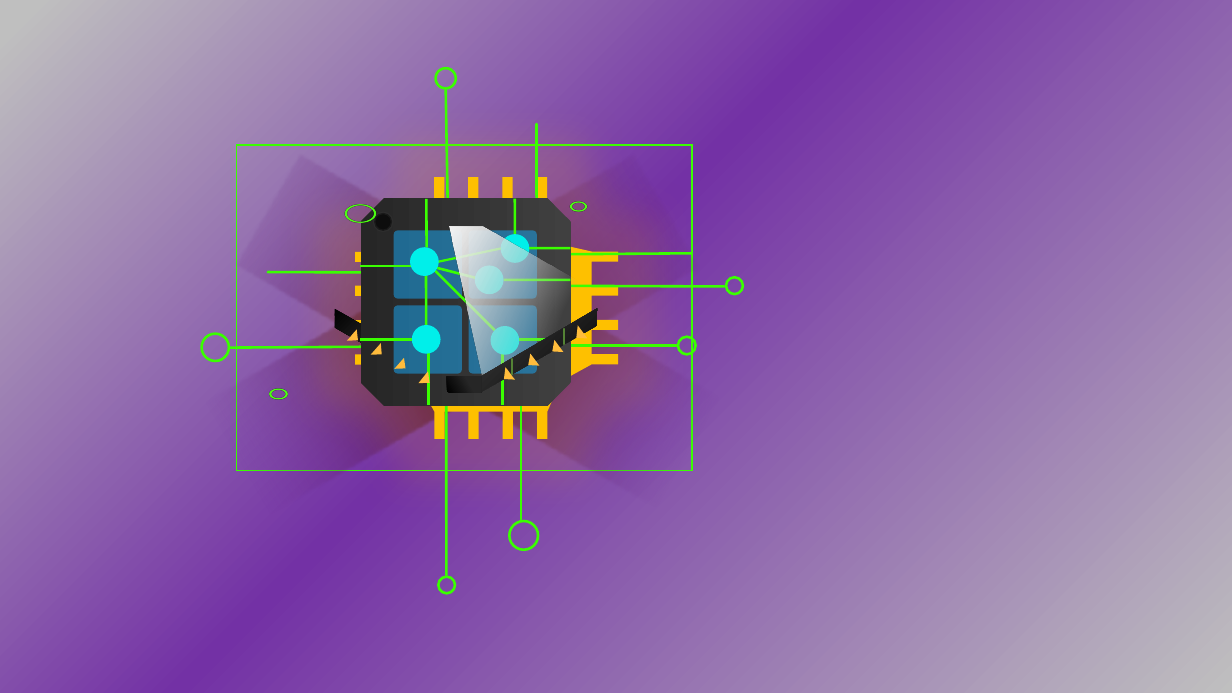
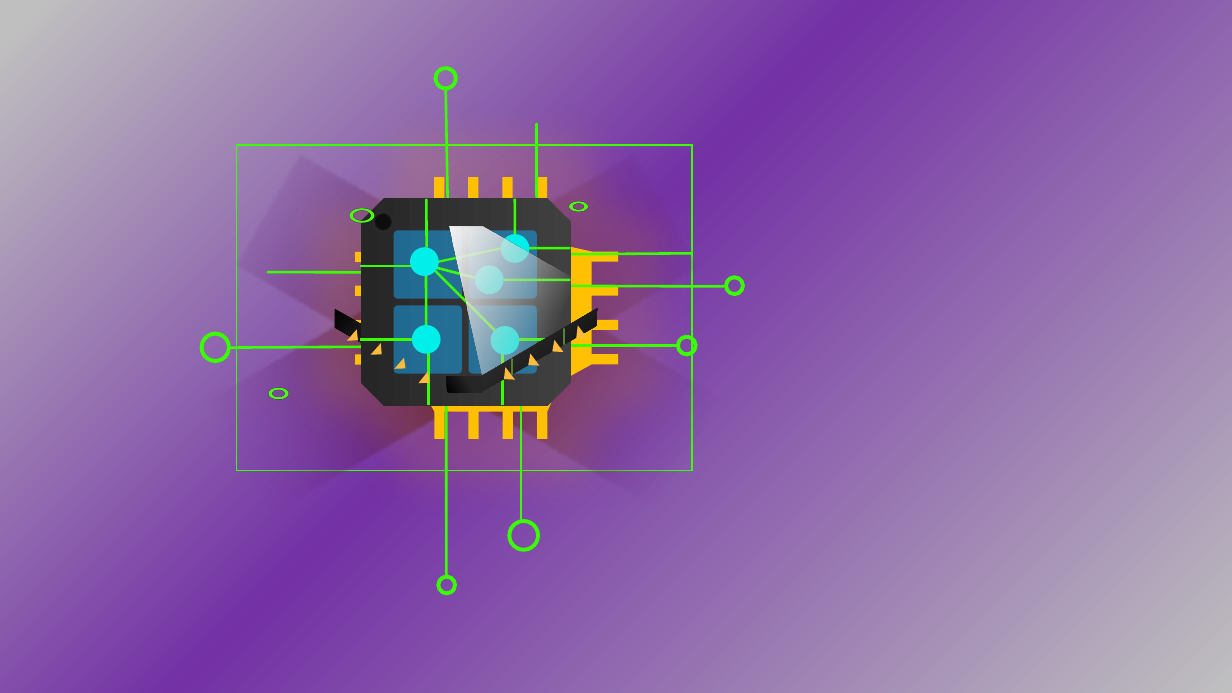
Before and after one commit to asynkron/website, a slide deck: slide 6 of media/logo.pptx. Drawn at 1232x693 pixels with LibreOffice and Linux fonts; fonts in the diff are those of the drawing. Boxes give left, top, right and bottom in pixels: in the first picture for what was removed or moved away, otherwise in the second. Text is boxed around its words. In the diff, an @@ line names an element or a change of style, - is before the commit and + after.

```diff
--- a/media/logo.pptx
+++ b/media/logo.pptx
@@ ellipse at (351,205,372,226): outline #3AFF00 2 pt to #3AFF00 3 pt @@
@@ ellipse: place and size @@
-ellipse at (346,200,374,228)
+ellipse at (351,205,372,226)
@@ ellipse at (678,336,696,354): outline #3AFF00 2 pt to #3AFF00 3 pt @@
```
